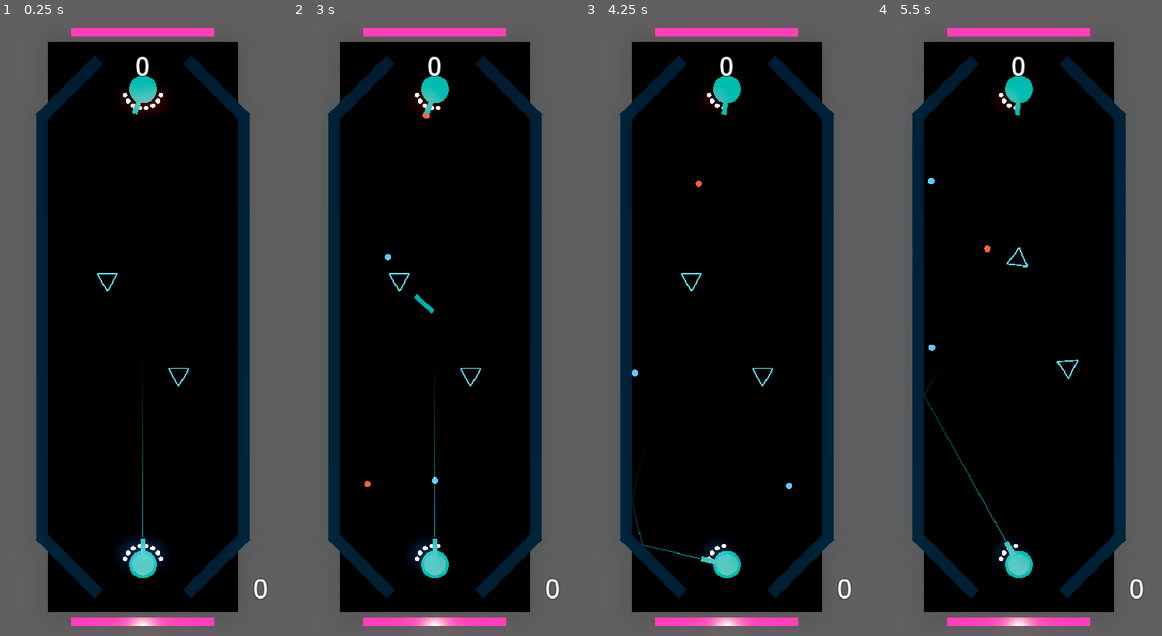
Above: before the commit, frames 1-4 (left to right).
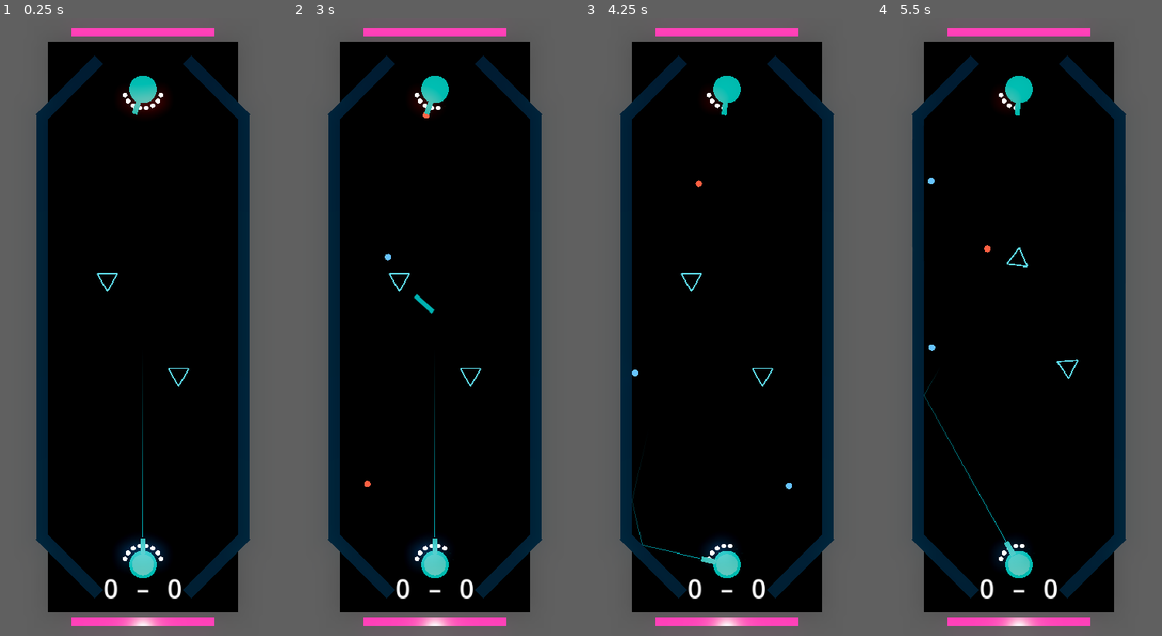
Above: after the commit, the same moments.

Repository: mchambers-mojang/sweet-vinegar-games
Game: Godot game, scene res://carom/scenes/carom_arena.tscn
Two runs of this game, one before a commit and one after it. Both use one fixed random seed, a clock stepped at 60 frames per second and the inputs below. This scene is started directly instead of the project's main scene.
Inputs (mouse positions are in pixels of both pictures, inside the frame that each line leads up to):
- Up to frame 1 (0.25 s): no input
- Up to frame 2 (3 s): tap Enter (ui_accept) at 0.5, 0.77 s; move the mouse to (420, 450) at 0.52 s; hold Right (ui_right) 0.53-1.25 s; hold Shift 0.53-1.25 s; click (420, 450) at 0.67 s; drag from (520, 419) to (420, 450) at 1.27 s; move the mouse to (349, 234) at 2.02 s; hold Left (ui_left) 2.03-2.75 s; tap Ctrl at 2.1 s; drag from (449, 327) to (349, 234) at 2.77 s
- Up to frame 3 (4.25 s): move the mouse to (684, 172) at 3.52 s; hold Left (ui_left) from 3.53 s (still down); tap C at 3.6 s; tap Enter (ui_accept) at 3.77 s
- Up to frame 4 (5.5 s): release Left (ui_left) at 4.25 s; drag from (1081, 296) to (976, 172) at 4.27 s; move the mouse to (961, 357) at 5.02 s; hold Right (ui_right) from 5.03 s (still down); tap 1 at 5.1 s; click (961, 357) at 5.17 s

The runs differ from the first frame. In frame 1, 0.4% of the frame differs, in the area x 36-94%, y 6-95%; in frame 2, 0.4%; in frame 3, 0.4%; in frame 4, 0.4%.

Commit message:
Move scores to bottom scorebar: Player – AI side by side
Co-authored-by: Copilot <223556219+Copilot@users.noreply.github.com>

Diff:
--- a/carom/scenes/carom_arena.tscn
+++ b/carom/scenes/carom_arena.tscn
@@ -255,15 +255,6 @@
 layout_mode = 2
 size_flags_vertical = 3
 
-[node name="AIScoreLabel" type="Label" parent="HUD/MarginContainer/VBoxContainer"]
-unique_name_in_owner = true
-layout_mode = 2
-text = "0"
-theme_override_font_sizes/font_size = 36
-theme_override_colors/font_outline_color = Color(0, 0, 0, 1)
-theme_override_constants/outline_size = 4
-horizontal_alignment = 1
-
 [node name="Spacer" type="Control" parent="HUD/MarginContainer/VBoxContainer"]
 layout_mode = 2
 size_flags_vertical = 3
@@ -278,16 +269,30 @@
 horizontal_alignment = 1
 autowrap_mode = 2
 
-[node name="Spacer2" type="Control" parent="HUD/MarginContainer/VBoxContainer"]
-layout_mode = 2
-size_flags_vertical = 3
-
-[node name="PlayerScoreLabel" type="Label" parent="HUD/MarginContainer/VBoxContainer"]
+[node name="ScoreBar" type="HBoxContainer" parent="HUD/MarginContainer/VBoxContainer"]
+layout_mode = 2
+alignment = 1
+theme_override_constants/separation = 24
+
+[node name="PlayerScoreLabel" type="Label" parent="HUD/MarginContainer/VBoxContainer/ScoreBar"]
 unique_name_in_owner = true
 layout_mode = 2
 text = "0"
 theme_override_font_sizes/font_size = 36
 theme_override_colors/font_outline_color = Color(0, 0, 0, 1)
 theme_override_constants/outline_size = 4
-horizontal_alignment = 1
-horizontal_alignment = 2
+
+[node name="Separator" type="Label" parent="HUD/MarginContainer/VBoxContainer/ScoreBar"]
+layout_mode = 2
+text = "–"
+theme_override_font_sizes/font_size = 36
+theme_override_colors/font_outline_color = Color(0, 0, 0, 1)
+theme_override_constants/outline_size = 4
+
+[node name="AIScoreLabel" type="Label" parent="HUD/MarginContainer/VBoxContainer/ScoreBar"]
+unique_name_in_owner = true
+layout_mode = 2
+text = "0"
+theme_override_font_sizes/font_size = 36
+theme_override_colors/font_outline_color = Color(0, 0, 0, 1)
+theme_override_constants/outline_size = 4
